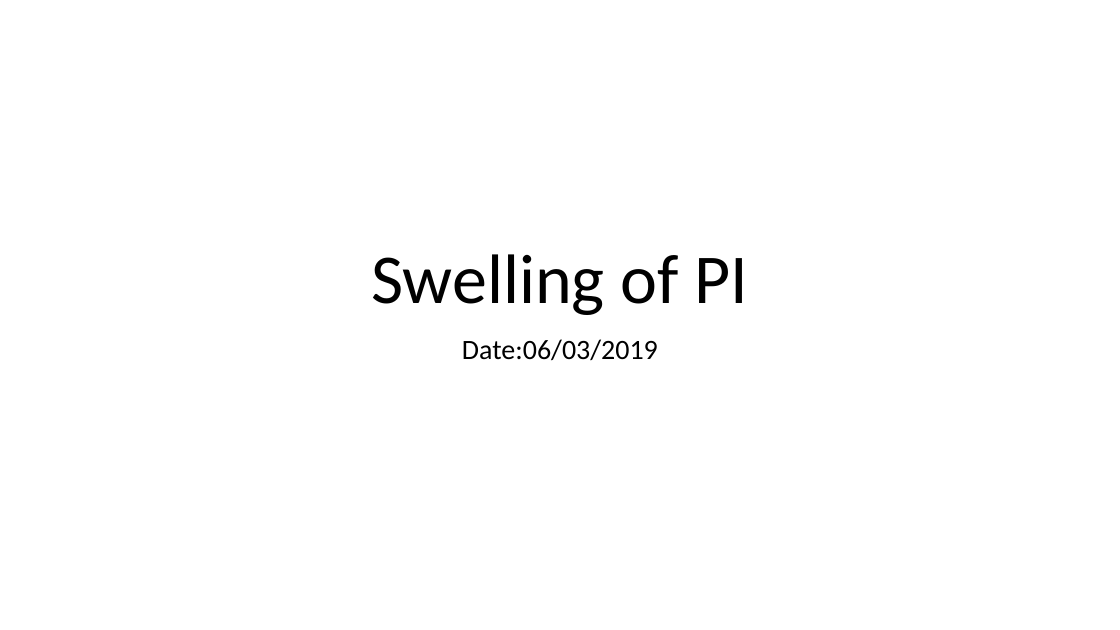
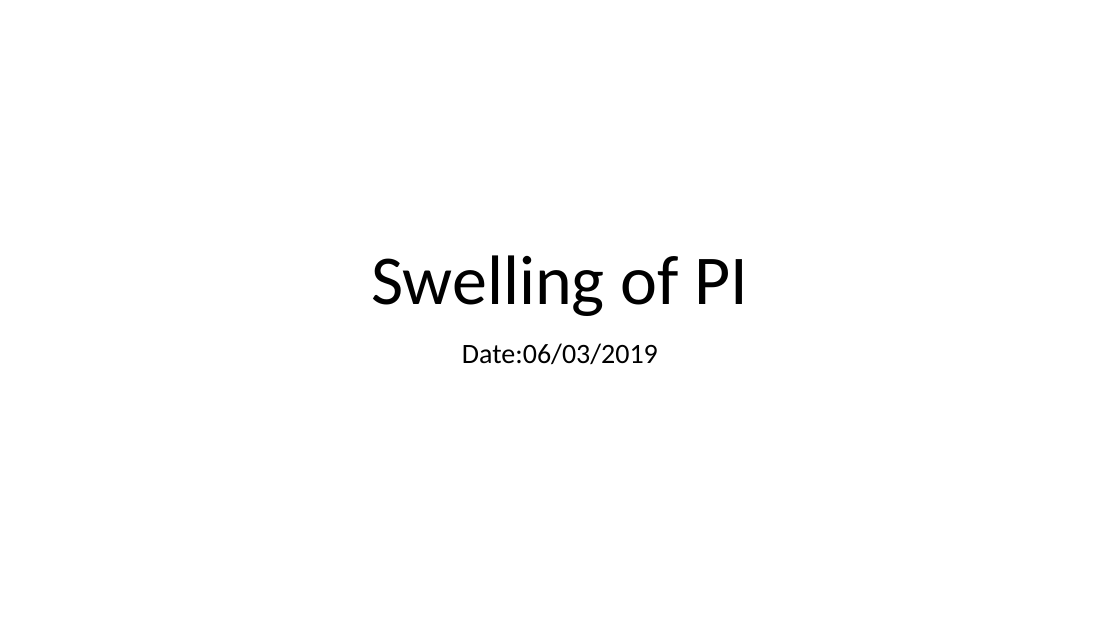
Before and after one commit to Cosinus0/MasterThesis, a slide deck: slide 1 of Thesis/matlab_code/PIswelling/PIswelling.pptx. Drawn at 1120x630 pixels with LibreOffice and Linux fonts; fonts in the diff are those of the drawing. Boxes give left, top, right and bottom in pixels: in the first picture for what was removed or moved away, otherwise in the second. Text is boxed around its words. In the diff, an @@ line names an element or a change of style, - is before the commit and + after.

```diff
--- a/Thesis/matlab_code/PIswelling/PIswelling.pptx
+++ b/Thesis/matlab_code/PIswelling/PIswelling.pptx
@@ text "Date:06/03/2019" at (462, 343, 658, 365): line spacing 0.9 to 1; less space between paragraphs @@
```
Also in this commit, not shown: 3 other slides changed, 10 other files.
